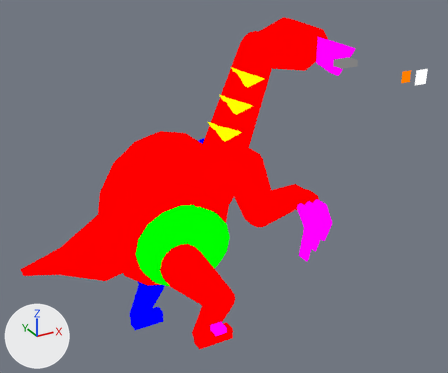
What one commit did to the Blender file assets-source/blender/motion/therizinosaurus-walk.blend.
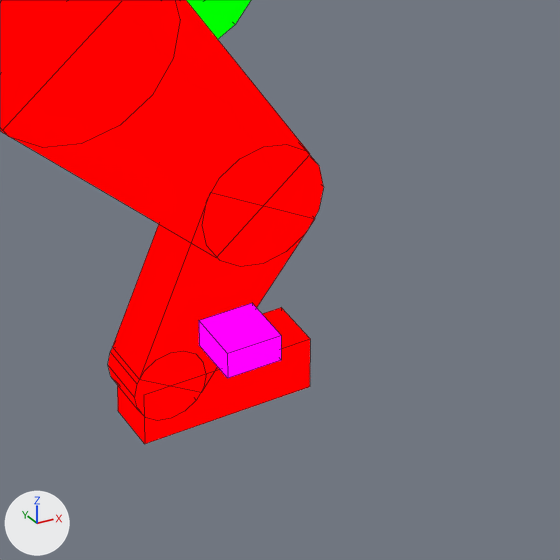
Each version is shown whole from a camera (50 mm lens) standing at (-2.8, -82.2, 66.1) and looking at (36.5, -10.8, 30.4), then close up on the part from 38% to 63% of the width and 70% to 100% of the height. Arrows for +X, +Y and +Z are at lower left; the lights stay in place. The last two pictures show the newer version. Both versions are drawn at full value of the shape key 'walk_07' of 'DinoTycoon_Motion_therizinosaurus_walk_near_claws'; the numbers are the values there. The close-ups show mesh edges as thin lines.

The scene before the commit, as lines of its bpy script (objects in view):
```python
ob_dinotycoon_motion_therizinosaurus_walk_near_0 = bpy.data.objects.new('DinoTycoon_Motion_therizinosaurus_walk_near_0', me_dinotycoon_motion_therizinosaurus_walk_sample_near_0)
ob_dinotycoon_motion_therizinosaurus_walk_near_0.location = (0.0, 0.0, 0.0)
ob_dinotycoon_motion_therizinosaurus_walk_near_1 = bpy.data.objects.new('DinoTycoon_Motion_therizinosaurus_walk_near_1', me_dinotycoon_motion_therizinosaurus_walk_sample_near_1)
ob_dinotycoon_motion_therizinosaurus_walk_near_1.location = (0.0, 0.0, 0.0)
ob_dinotycoon_motion_therizinosaurus_walk_near_claws = bpy.data.objects.new('DinoTycoon_Motion_therizinosaurus_walk_near_claws', me_dinotycoon_motion_therizinosaurus_walk_sample_near_claws)
ob_dinotycoon_motion_therizinosaurus_walk_near_claws.location = (0.0, 0.0, 0.0)
# also in view: 'DinoTycoon_Motion_therizinosaurus_walk_belly' at (34.0, -2.0, 17.1); 'DinoTycoon_Motion_therizinosaurus_walk_near_tip' at (35.0, -6.0, 2.0); 'DinoTycoon_Motion_therizinosaurus_walk_near_joint_1' at (38.5, -6.0, 7.9); 'DinoTycoon_Motion_therizinosaurus_walk_near_joint_0' at (32.0, -6.0, 15.9); 'DinoTycoon_Motion_therizinosaurus_walk_near_foot' at (37.1, -6.0, 1.0)
```
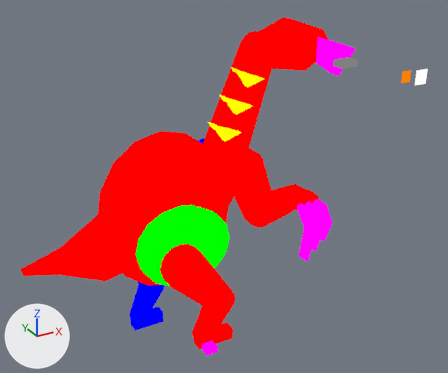
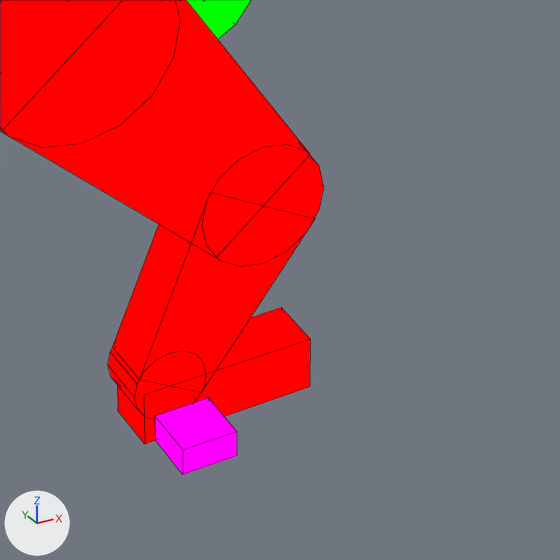
What changed in the scene script:
```text
Change me_dinotycoon_motion_therizinosaurus_walk_sample_near_claws:
    used by ob_dinotycoon_motion_therizinosaurus_walk_near_claws; location = (0.0, 0.0, 0.0)
    remove me_dinotycoon_motion_therizinosaurus_walk_sample_near_claws.from_pydata(...)  # 8 vertices, 6 faces; spans x 36.04..38.04, y -9.0..-7.0, z 3.23..4.23
    add me_dinotycoon_motion_therizinosaurus_walk_sample_near_claws.from_pydata(...)  # 8 vertices, 6 faces; spans x 34.37..36.37, y -9.0..-7.0, z 0.0..1.0
    me_dinotycoon_motion_therizinosaurus_walk_sample_near_claws part 1: the whole mesh is moved by (-1.67, 0.0, -3.23)
```

Where the change shows, as pixel boxes (x1, y1, x2, y2) in the close-ups (560 x 560 px):
'DinoTycoon_Motion_therizinosaurus_walk_near_claws', moved: before (199, 303, 281, 378); after (155, 398, 237, 475)
